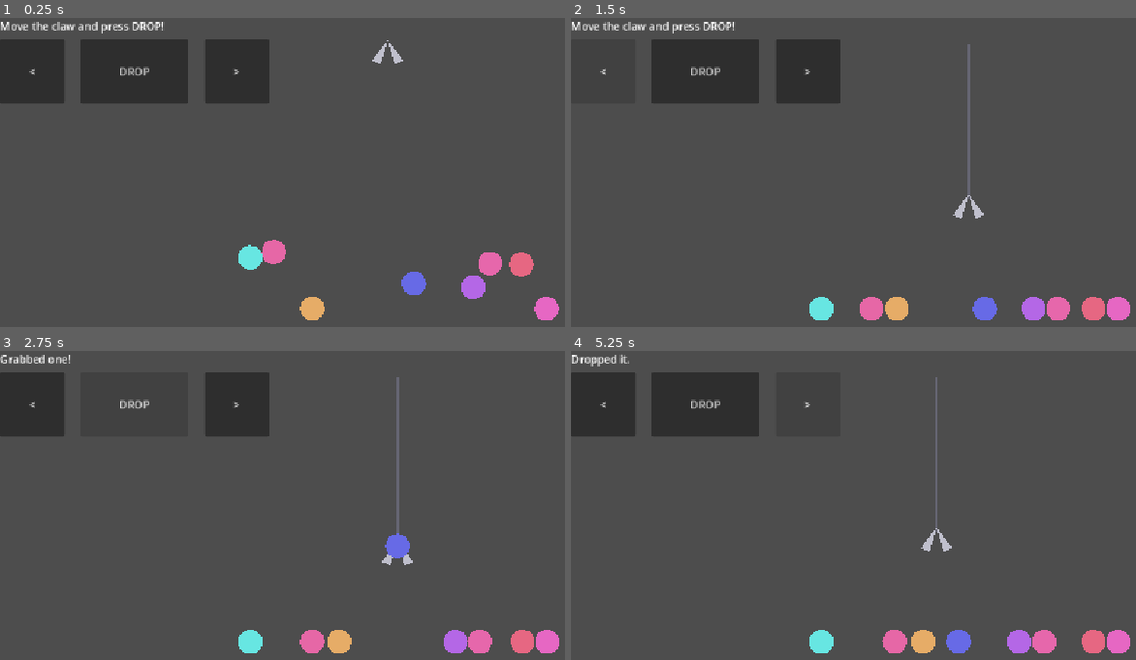
Above: before the commit, frames 1-4 (two rows, left to right).
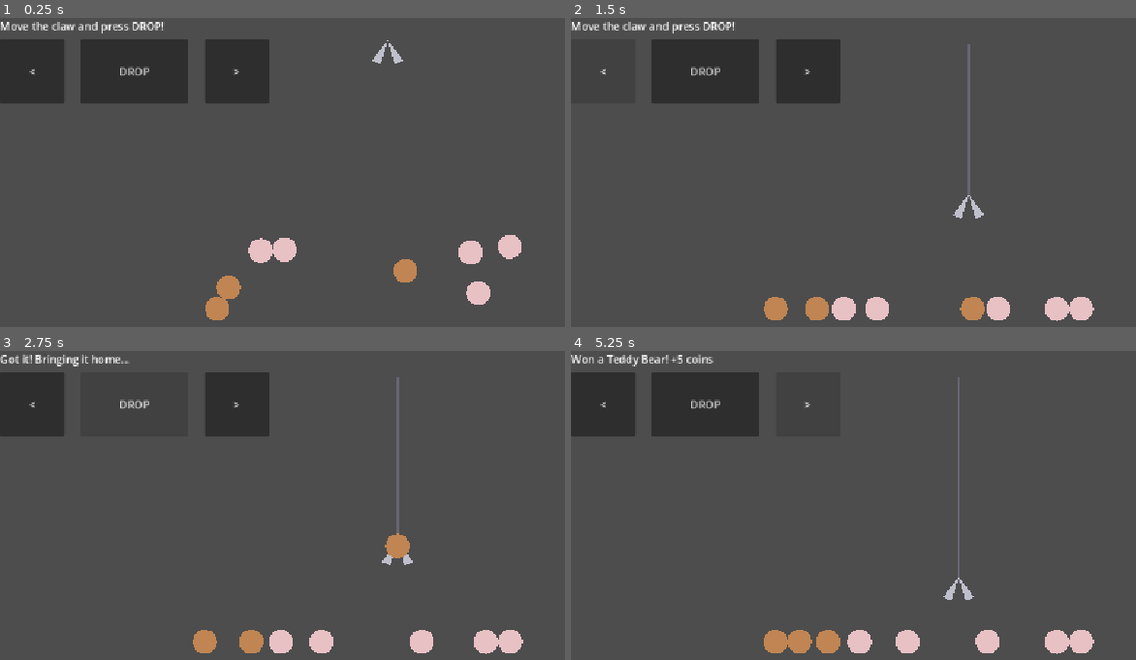
Above: after the commit, the same moments.

Repository: piwi-code/claw-machine
Game: Godot game, scene res://claw/physics_playground.tscn
Two runs of this game, one before a commit and one after it. Both use one fixed random seed, a clock stepped at 60 frames per second and the inputs below.
Inputs:
- Up to frame 1 (0.25 s): no input
- Up to frame 2 (1.5 s): tap Enter at 0.5 s; hold Right 0.53-1.25 s; tap Space at 0.6, 0.77, 1.07 s; click "<" at 1.25 s
- Up to frame 3 (2.75 s): click "DROP" at 2 s
- Up to frame 4 (5.25 s): click ">" at 2.75 s; hold Left 3.53-4.28 s; tap Space at 3.6, 3.77, 4.07, 4.35, 5.1 s; hold Right from 4.28 s (still down)

The runs differ from the first frame. In frame 1, 3.7% of the frame differs, in the area x 36-99%, y 70-98%; in frame 2, 3.2%; in frame 3, 3.6%; in frame 4, 4.8%, in the area x 0-99%, y 0-99%.

Commit message:
Slice 2: pay out prizes when a grabbed ball is fully retracted
Balls now roll a prize_id (weighted by rarity, same table as the old
dice-roll game) when they spawn, via new shared GameState.pick_weighted_prize()
and GameState.award_prize() helpers. claw_machine.gd's attempt_grab() now
uses these too instead of its own private copy of the weighted-pick logic.

ClawRig gains a `collected` signal, emitted once the claw fully retracts
while holding a ball - the moment a grab becomes final. ClawRig stays
economy-agnostic (no GameState/GameData.PRIZES knowledge); physics_playground.gd
listens for `collected` and does the actual award_prize()/coins/collection
wiring, then removes the ball and spawns a replacement.

Since collecting is now automatic the instant the claw retracts, a grabbed
ball can never coexist with the IDLE state anymore, which made the slice-1
"carry the ball around, press DROP again to release it" behavior permanently
unreachable. Removed that dead path (ClawRig.released signal/_release_ball(),
the balls_container property, and the release branch in start_drop()) rather
than leave it in as inert code.

PrizeBall's prize_id now drives its placeholder color too (via
GameData.PRIZES), so rarer prizes already look distinct before real art
exists.

Added tests/collect_regression_test.gd, which loads the real
physics_playground scene (not a hand-built stand-in) to exercise the
production collected -> award_prize() wiring end-to-end, asserting exact
coins and collection counts. Verified locally: passes with the fix, and
fixed tests/grab_regression_test.gd's now-stale balls_container reference.
run_headless.sh now runs every test under a throwaway $HOME so tests never
touch a real save.json.

Co-Authored-By: Claude Sonnet 5 <noreply@anthropic.com>
Claude-Session: https://claude.ai/code/session_01A3BDMKcVUKwv2nAKJEpbtZ

Diff:
--- a/autoload/game_state.gd
+++ b/autoload/game_state.gd
@@ -40,6 +40,31 @@
 func register_prize(prize_id: String) -> void:
 	collection[prize_id] = collection.get(prize_id, 0) + 1
 	prize_won.emit(prize_id, GameData.PRIZES[prize_id])
+
+
+# --- Prize picking / awarding -------------------------------------------------
+# Shared by every claw mechanic (dice-roll and physics), so "which prize" and
+# "what happens when you win one" stay identical no matter how the grab itself
+# gets decided.
+func pick_weighted_prize() -> String:
+	var total_weight := 0
+	for id in GameData.PRIZES:
+		total_weight += GameData.PRIZES[id]["weight"]
+
+	var roll := randi() % total_weight
+	var cumulative := 0
+	for id in GameData.PRIZES:
+		cumulative += GameData.PRIZES[id]["weight"]
+		if roll < cumulative:
+			return id
+	return GameData.PRIZES.keys()[0]  # fallback — shouldn't be reached
+
+func award_prize(prize_id: String) -> int:
+	var coins_awarded := int(round(GameData.PRIZES[prize_id]["value"] * get_coin_multiplier()))
+	register_prize(prize_id)
+	add_coins(coins_awarded)
+	save_game()
+	return coins_awarded
 
 
 # --- Derived values (computed in ONE place, so the claw and the UI agree) ---
--- a/claw/claw_machine.gd
+++ b/claw/claw_machine.gd
@@ -21,28 +21,8 @@
 		GameState.grab_failed.emit()
 		return { "success": false }
 
-	# We caught something — pick which prize, weighted by rarity.
-	var prize_id := _pick_weighted_prize()
-	var prize: Dictionary = GameData.PRIZES[prize_id]
-	var coins_awarded := int(round(prize["value"] * GameState.get_coin_multiplier()))
-
-	GameState.register_prize(prize_id)
-	GameState.add_coins(coins_awarded)
-	GameState.save_game()
+	# We caught something — pick which prize, weighted by rarity, and award it.
+	var prize_id := GameState.pick_weighted_prize()
+	var coins_awarded := GameState.award_prize(prize_id)
 
 	return { "success": true, "prize_id": prize_id, "coins_awarded": coins_awarded }
-
-
-# Picks a random prize id, respecting each prize's "weight" (rarity).
-func _pick_weighted_prize() -> String:
-	var total_weight := 0
-	for id in GameData.PRIZES:
-		total_weight += GameData.PRIZES[id]["weight"]
-
-	var roll := randi() % total_weight
-	var cumulative := 0
-	for id in GameData.PRIZES:
-		cumulative += GameData.PRIZES[id]["weight"]
-		if roll < cumulative:
-			return id
-	return GameData.PRIZES.keys()[0]  # fallback — shouldn't be reached
--- a/claw/claw_rig.gd
+++ b/claw/claw_rig.gd
@@ -6,18 +6,19 @@
 ## Movement is locked while diving/rising, like a real claw machine. Grabbing
 ## is "kinematic carry": we freeze the ball and reparent it under the claw head,
 ## so it rides along for free via the normal node transform — no joints needed.
+## A grab isn't final until the claw is fully retracted — that's when
+## `collected` fires and the ball stops being this rig's concern.
 ##
-## Deliberately dumb about WHAT it grabs — that's for a later slice to decide
-## (see the physics claw notes in CLAUDE.md). This just moves and grabs.
+## Deliberately dumb about WHAT it grabs or what collecting means — that's for
+## the listener to decide (see the physics claw notes in CLAUDE.md).
 
 signal grabbed(ball: RigidBody2D)
-signal released(ball: RigidBody2D)
 signal missed()
+signal collected(ball: RigidBody2D)
 
 enum State { IDLE, DIVING, CLOSING, RISING }
 
 var move_bounds: Vector2 = Vector2(-300.0, 300.0)  # min/max local x for the carriage
-var balls_container: Node  # where released balls get reparented back to
 
 var state: State = State.IDLE
 var _move_direction: int = 0
@@ -71,12 +72,8 @@
 
 
 func start_drop() -> void:
-	if state != State.IDLE:
-		return
-	if _held_ball == null:
+	if state == State.IDLE:
 		state = State.DIVING
-	else:
-		_release_ball()
 
 
 func _physics_process(delta: float) -> void:
@@ -96,6 +93,10 @@
 			_depth = maxf(_depth - GameData.CLAW_RISE_SPEED * delta, 0.0)
 			if _depth <= 0.0:
 				state = State.IDLE
+				if _held_ball != null:
+					var ball := _held_ball
+					_held_ball = null
+					collected.emit(ball)
 	_update_visuals()
 
 
@@ -123,13 +124,3 @@
 	best.global_position = _grab_area.global_position
 	best.reparent(_head, true)
 	grabbed.emit(best)
-
-
-func _release_ball() -> void:
-	if _held_ball == null:
-		return
-	var ball := _held_ball
-	_held_ball = null
-	ball.reparent(balls_container, true)
-	ball.freeze = false
-	released.emit(ball)
--- a/claw/physics_playground.gd
+++ b/claw/physics_playground.gd
@@ -1,11 +1,15 @@
 extends Node2D
-## PHYSICS PLAYGROUND — slice 1 of the physics-based claw.
+## PHYSICS PLAYGROUND — slice 2 of the physics-based claw.
 ##
-## Pure movement/grab feel: hold left/right to slide the claw, press DROP to
-## dive, close, and rise. Balls are real RigidBody2D circles with gravity and
-## collision. There is NO scoring here on purpose — no coins, no prizes, no
-## GameState calls. That wiring is a deliberately separate later slice (see the
-## physics claw notes in CLAUDE.md) once this feels good to play with.
+## Hold left/right to slide the claw, press DROP to dive, close, and rise.
+## Balls are real RigidBody2D circles with gravity and collision, each rolled
+## a prize_id (weighted by rarity, same table as the old dice-roll game) when
+## it spawns — the dice-roll moved from "did you grab something" to "what's
+## in the pit", per the physics claw notes in CLAUDE.md.
+##
+## A grab only pays out once the claw is fully retracted (ClawRig's
+## `collected` signal). For now that's the whole "delivery" — no return-home
+## animation or chute yet, the ball is just removed and replaced.
 ##
 ## The old idle game (main.gd / main.tscn) is untouched and still works; this
 ## is just a new scene that project.godot currently points to instead.
@@ -68,22 +72,35 @@
 	_claw = ClawRig.new()
 	_claw.position = Vector2.ZERO
 	_claw.move_bounds = Vector2(-GameData.PIT_WIDTH / 2.0 + 30.0, GameData.PIT_WIDTH / 2.0 - 30.0)
-	_claw.balls_container = _balls_container
-	_claw.grabbed.connect(func(_b): _status_label.text = "Grabbed one!")
+	_claw.grabbed.connect(func(_b): _status_label.text = "Got it! Bringing it home...")
 	_claw.missed.connect(func(): _status_label.text = "Missed... try again!")
-	_claw.released.connect(func(_b): _status_label.text = "Dropped it.")
+	_claw.collected.connect(_on_ball_collected)
 	_world.add_child(_claw)
 
 
 func _build_balls() -> void:
 	for i in GameData.BALL_COUNT:
-		var ball := PrizeBall.new()
-		ball.color = Color.from_hsv(randf(), 0.55, 0.9)
-		ball.position = Vector2(
-			randf_range(-GameData.PIT_WIDTH / 2.0 + 40.0, GameData.PIT_WIDTH / 2.0 - 40.0),
-			randf_range(GameData.PIT_HEIGHT - 150.0, GameData.PIT_HEIGHT - 30.0)
-		)
-		_balls_container.add_child(ball)
+		_spawn_ball()
+
+
+func _spawn_ball() -> void:
+	var ball := PrizeBall.new()
+	ball.prize_id = GameState.pick_weighted_prize()
+	ball.position = Vector2(
+		randf_range(-GameData.PIT_WIDTH / 2.0 + 40.0, GameData.PIT_WIDTH / 2.0 - 40.0),
+		randf_range(GameData.PIT_HEIGHT - 150.0, GameData.PIT_HEIGHT - 30.0)
+	)
+	_balls_container.add_child(ball)
+
+
+func _on_ball_collected(ball: Node) -> void:
+	var prize_ball := ball as PrizeBall
+	var coins_awarded := GameState.award_prize(prize_ball.prize_id)
+	var prize_name: String = GameData.PRIZES[prize_ball.prize_id]["name"]
+	_status_label.text = "Won a %s! +%d coins" % [prize_name, coins_awarded]
+
+	ball.queue_free()
+	_spawn_ball()
 
 
 func _build_ui() -> void:
--- a/claw/prize_ball.gd
+++ b/claw/prize_ball.gd
@@ -1,9 +1,10 @@
 extends RigidBody2D
 class_name PrizeBall
-## A physics ball sitting in the claw machine pit. Placeholder art — just a
-## flat colored circle — until real prize sprites exist.
+## A physics ball sitting in the claw machine pit. `prize_id` decides both
+## what it pays out (GameData.PRIZES) and its placeholder look — a flat
+## colored circle until real prize sprites exist.
 
-var color: Color = Color(0.9, 0.6, 0.3)
+var prize_id: String = ""
 
 
 func _ready() -> void:
@@ -22,4 +23,5 @@
 
 
 func _draw() -> void:
+	var color: Color = GameData.PRIZES.get(prize_id, {}).get("color", Color.WHITE)
 	draw_circle(Vector2.ZERO, GameData.BALL_RADIUS, color)
--- /dev/null
+++ b/tests/collect_regression_test.gd
@@ -0,0 +1,77 @@
+extends Node2D
+## HEADLESS REGRESSION TEST — no editor, no human, no UI.
+##
+## Loads the real physics_playground scene (not a hand-built stand-in) and
+## drives its actual claw, so this exercises the production
+## "ClawRig.collected -> GameState.award_prize()" wiring directly instead of
+## re-testing a copy of it. Removes every ball but one and forces that one's
+## prize_id so the payout is exact and there's no jostling from other balls
+## to make the grab flaky.
+##
+## tests/run_headless.sh runs every test under a throwaway $HOME, so this
+## never reads or writes your real save file. Exits 0 on pass, 1 on
+## fail/timeout.
+
+const SETTLE_FRAMES := 90     # let the ball fall and land on the floor first
+const TIMEOUT_FRAMES := 900   # safety net so a stuck state machine can't hang
+const TARGET_PRIZE_ID := "dragon"
+
+var _playground: Node2D
+var _coins_before: int
+var _collection_before: int
+var _frame := 0
+var _drop_triggered := false
+
+
+func _ready() -> void:
+	_playground = (load("res://claw/physics_playground.tscn") as PackedScene).instantiate()
+	add_child(_playground)
+
+	var balls_container: Node2D = _playground._balls_container
+	var target_ball: PrizeBall = balls_container.get_child(0)
+	for child in balls_container.get_children():
+		if child != target_ball:
+			child.queue_free()
+
+	target_ball.prize_id = TARGET_PRIZE_ID
+	target_ball.position = Vector2(0.0, GameData.PIT_HEIGHT - 40.0)  # claw starts centered at local x=0
+
+	_coins_before = GameState.coins
+	_collection_before = GameState.collection.get(TARGET_PRIZE_ID, 0)
+
+
+func _physics_process(_delta: float) -> void:
+	_frame += 1
+
+	if _frame > TIMEOUT_FRAMES:
+		_finish(false, "TIMEOUT: ball was never collected after %d frames" % TIMEOUT_FRAMES)
+		return
+
+	if not _drop_triggered:
+		if _frame >= SETTLE_FRAMES:
+			_drop_triggered = true
+			_playground._claw.start_drop()
+		return
+
+	if GameState.collection.get(TARGET_PRIZE_ID, 0) > _collection_before:
+		_check_result()
+
+
+func _check_result() -> void:
+	var expected_coins := _coins_before + int(round(
+		GameData.PRIZES[TARGET_PRIZE_ID]["value"] * GameState.get_coin_multiplier()
+	))
+	if GameState.coins == expected_coins:
+		_finish(true, "PASS: collecting a %s awarded %d coins and updated the collection" % [
+			TARGET_PRIZE_ID, expected_coins - _coins_before
+		])
+	else:
+		_finish(false, "FAIL: coins=%d expected=%d" % [GameState.coins, expected_coins])
+
+
+func _finish(passed: bool, message: String) -> void:
+	if passed:
+		print(message)
+	else:
+		printerr(message)
+	get_tree().quit(0 if passed else 1)
--- /dev/null
+++ b/tests/collect_regression_test.tscn
@@ -0,0 +1,6 @@
+[gd_scene load_steps=2 format=3]
+
+[ext_resource type="Script" path="res://tests/collect_regression_test.gd" id="1_script"]
+
+[node name="CollectRegressionTest" type="Node2D"]
+script = ExtResource("1_script")
--- a/tests/grab_regression_test.gd
+++ b/tests/grab_regression_test.gd
@@ -36,7 +36,6 @@
 	add_child(ball)
 
 	_claw = ClawRig.new()
-	_claw.balls_container = self
 	_claw.grabbed.connect(func(_b): _grabbed = true)
 	add_child(_claw)
 
Not shown, added: tests/collect_regression_test.gd.uid
Not shown, changed: CLAUDE.md
Not shown, changed: tests/run_headless.sh
